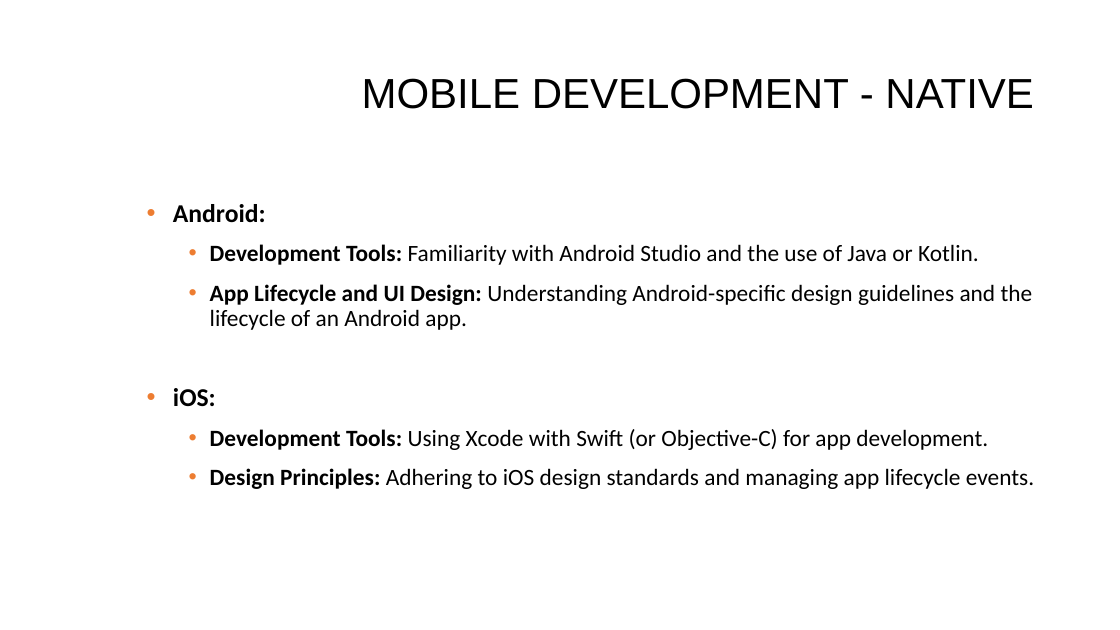
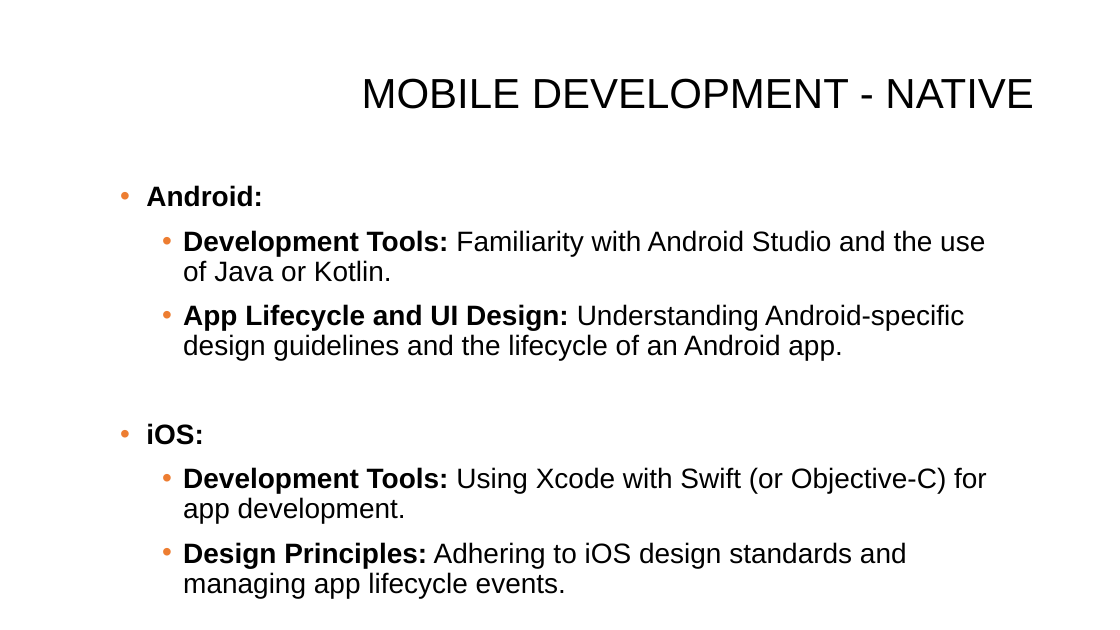
Before and after one commit to dinoDuvnjak/CTK, a slide deck: slide 2 of SHIFT4IT/mobile-development-introduction/mobile-development.pptx. Drawn at 1120x630 pixels with LibreOffice and Linux fonts; fonts in the diff are those of the drawing; background and template pictures are left out. Boxes give left, top, right and bottom in pixels: in the first picture for what was removed or moved away, otherwise in the second. Text is boxed around its words. In the diff, an @@ line names an element or a change of style, - is before the commit and + after.

```diff
--- a/SHIFT4IT/mobile-development-introduction/mobile-development.pptx
+++ b/SHIFT4IT/mobile-development-introduction/mobile-development.pptx
@@ text "Android:": place and size @@
-text "Android:" at bbox=[173, 204, 1034, 489]
+text "Android:" at bbox=[146, 185, 987, 598]
@@ text "Android:" at bbox=[146, 185, 987, 598]: size 22 to 24 pt in "Android:", "iOS:"; font Calibri to Arial, size 20 to 24 pt @@
```
Also in this commit, not shown: 5 other slides changed, 4 slides added, 2 other files.
